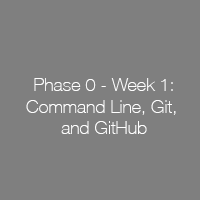
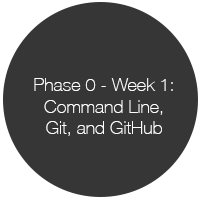
Layers edited between the first and the second (200, 200) image:
painted on "Phase 0 - Week 1: Command Line, Git, and GitHub" over [26, 100, 176, 136]
added layer "Ellipse 1" above "Background" over [3, 2, 198, 197]
hid "Background", painted on it over [0, 0, 200, 200]
